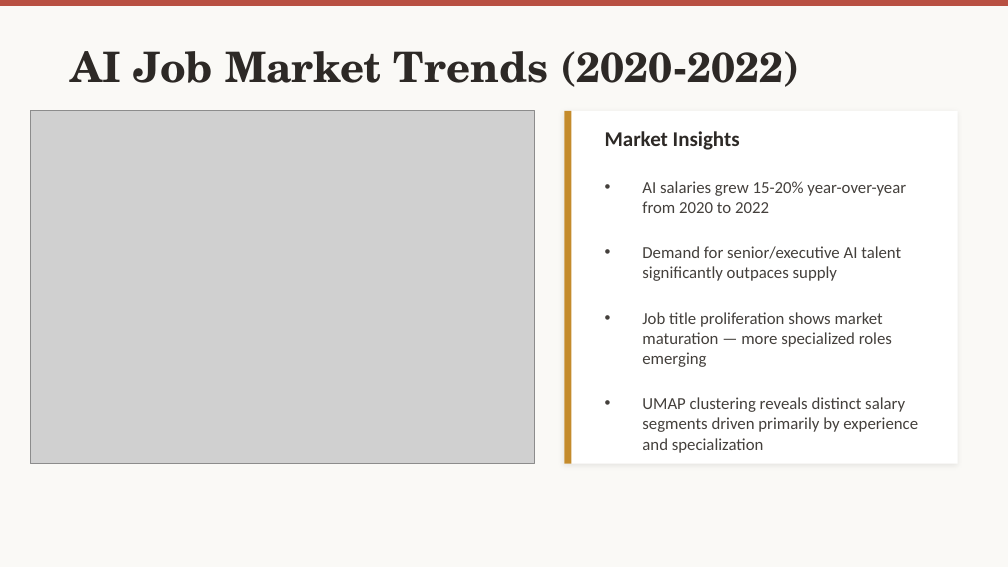
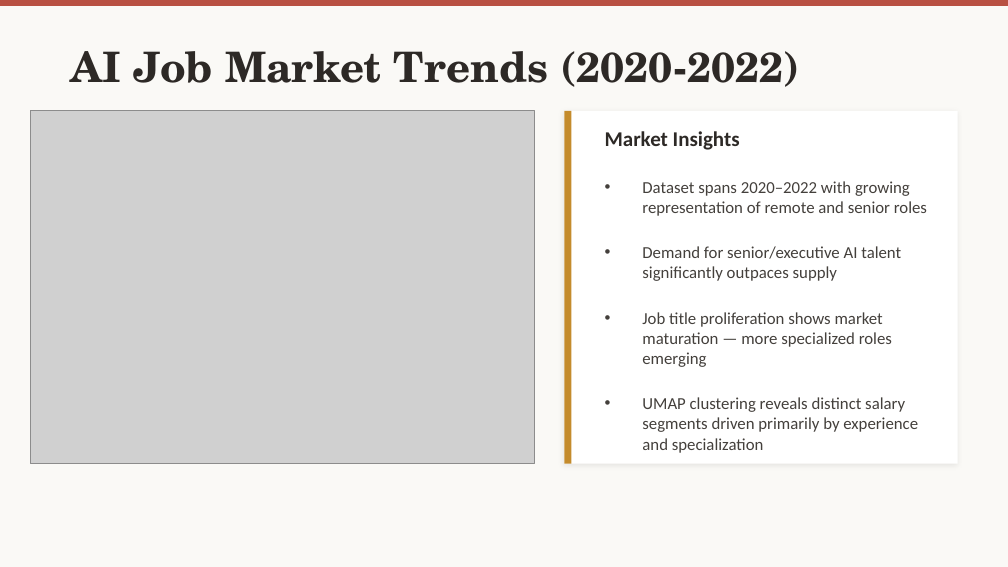
Before and after one commit to GeneralJerel/ai-salary-predictor, a slide deck: slide 7 of reports/presentation-slides/Jerel_Velarde_Business_Presentation.pptx. Drawn at 1008x567 pixels with LibreOffice and Linux fonts; fonts in the diff are those of the drawing; grey boxes stand for pictures. Boxes give left, top, right and bottom in pixels: in the first picture for what was removed or moved away, otherwise in the second. Text is boxed around its words. In the diff, an @@ line names an element or a change of style, - is before the commit and + after.

```diff
--- a/reports/presentation-slides/Jerel_Velarde_Business_Presentation.pptx
+++ b/reports/presentation-slides/Jerel_Velarde_Business_Presentation.pptx
@@ text at <box>642,181,927,216</box>: text changed @@
-• AI salaries grew 15-20% year-over-year from 2020 to 2022
+• Dataset spans 2020–2022 with growing representation of remote and senior roles
```
Also in this commit, not shown: 1 other slide changed, 2 other files.
